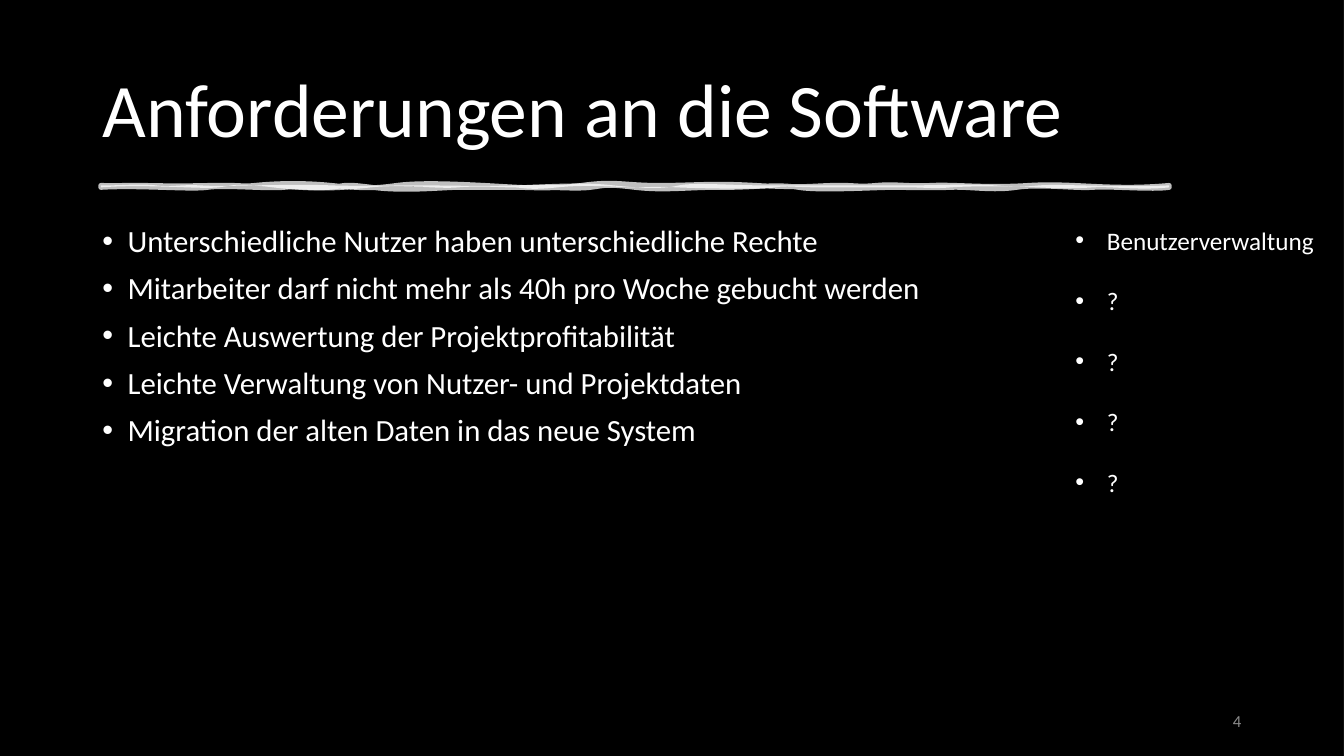
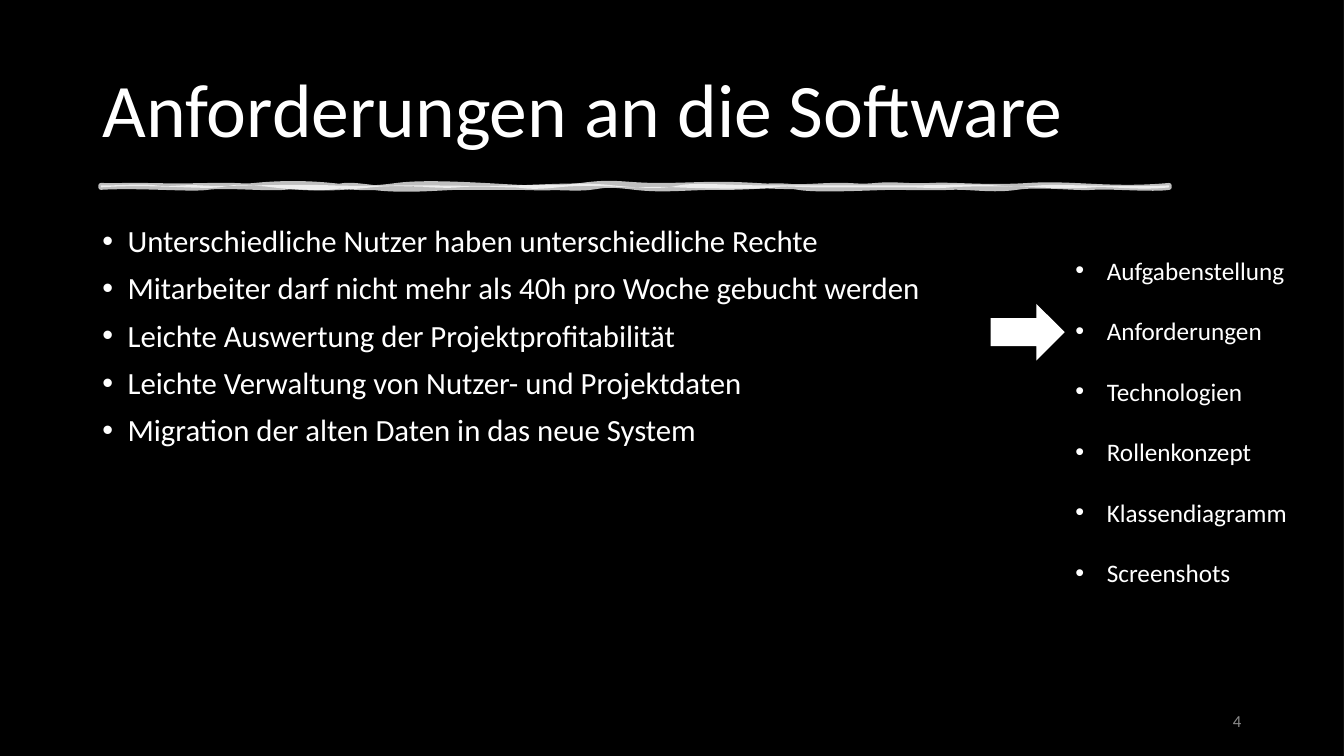
Before and after one commit to DennisWandschura/Profitabilitaet, a slide deck: slide 4 of Präst_Profitabilität.pptx. Drawn at 1344x756 pixels with LibreOffice and Linux fonts; fonts in the diff are those of the drawing; background and template pictures are left out; a plain dark background stands for a picture behind light text. Boxes give left, top, right and bottom in pixels: in the first picture for what was removed or moved away, otherwise in the second. Text is boxed around its words. In the diff, an @@ line names an element or a change of style, - is before the commit and + after.

```diff
--- a/Präst_Profitabilität.pptx
+++ b/Präst_Profitabilität.pptx
@@ text at (x1=1107, y1=262, x2=1287, y2=583): text changed @@
-• Benutzerverwaltung
-• ?
-• ?
-• ?
-• ?
+• Aufgabenstellung
+• Anforderungen
+• Technologien
+• Rollenkonzept
+• Klassendiagramm
+• Screenshots
@@ right arrow added at (x1=991, y1=306, x2=1064, y2=359), fill #FFFFFF, outline #FFFFFF 1 pt @@
```
Also in this commit, not shown: 4 other slides changed, 8 slides added, 4 slides removed.
